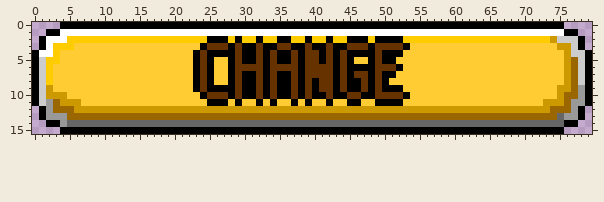
Sprite sheet -- sprites/button/button_catch.png. The first picture shows the starting point.
The file is 80x16 pixels.
Once edited:
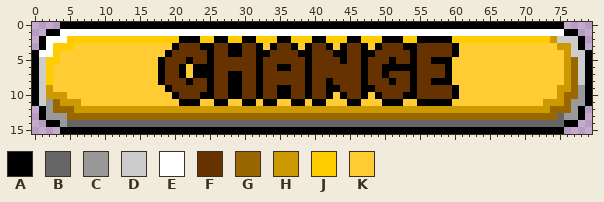
Palette (. is transparent): A #000000  B #666666  C #999999  D #cccccc  E #ffffff  F #663300  G #996600  H #cc9900  J #ffcc00  K #ffcc33
Changes in this commit:
y 2: x 21..23 JJJ -> AAA; x 25 A -> J; x 29..32 AJJA -> JAAJ; x 39..42 AJJA -> JAAJ; x 47 A -> J; x 49 A -> J; x 55..59 JJJJJ -> AAAAA
y 3: x 20..23 KKKK -> AFFF; x 25 F -> A; x 29..33 FAAFA -> AFFAK; x 38..43 AFAAFA -> KAFFAK; x 47..49 FAF -> AKA; x 54..60 KKKKKKK -> AFFFFFA
y 4: x 19..23 KKKKA -> AFFFF; x 26..27 AA -> FF; x 29..32 FAAF -> AFFA; x 35..36 AA -> FF; x 39 F -> A; x 41 A -> F; x 44..46 FAA -> AFF; x 50..60 AAAKKKKKKKK -> FFFFAFFFFFA
y 5: x 18..23 KKKKKA -> AFFFAF; x 26..28 KKA -> FFF; x 30..33 AAFA -> FFAF; x 35..36 AA -> FF; x 38..39 AF -> FA; x 41 A -> F; x 43..48 AFAKKA -> FAFFAF; x 50 A -> F; x 52..59 KKKKKKKK -> FFAFFAAA
y 6: x 18..21 KKKK -> AFFA; x 24 F -> A; x 26..28 KKA -> FFF; x 32..33 FA -> AF; x 35..36 FF -> AA; x 38..39 AF -> FA; x 43 A -> F; x 45..46 AA -> FF; x 48 A -> F; x 50..51 FF -> AA; x 53..59 KKKKKKK -> AAFFFFA
y 7: x 18..21 KKKK -> AFFA; x 24 F -> A; x 26..27 KK -> FF; x 29..33 FAAFA -> AFFAF; x 35..36 AA -> FF; x 38..39 AF -> FA; x 43 A -> F; x 45 A -> F; x 47..48 FA -> AF; x 51..59 AKKKKKKKK -> FFFAFFFFA
y 8: x 18..23 KKKKKA -> AFFFAF; x 26..27 KK -> FF; x 29..33 FAAFA -> AFFAF; x 35..36 AA -> FF; x 38..40 AFA -> FAF; x 42..43 FA -> AF; x 45..48 AAFA -> FFAF; x 50..59 AKKKKKKKKK -> FAFFAFFAAA
y 9: x 19..23 KKKKA -> AFFFF; x 26..27 AA -> FF; x 29..33 FAAFA -> AFFAF; x 38..40 AFA -> FAF; x 42 F -> A; x 45..47 AAF -> FFA; x 50..60 AAAKKKKKKKK -> FFFFAFFFFFA
y 10: x 20..23 KKKK -> AFFF; x 25 F -> A; x 29..33 FAAFA -> AFFAF; x 38..43 AFAAFA -> FAFFAK; x 48..49 AF -> KA; x 54..60 KKKKKKK -> AFFFFFA
y 11: x 21..23 KKK -> AAA; x 25 A -> K; x 29..33 AKKAK -> KAAKA; x 38..42 KAKKA -> AKAAK; x 49 A -> K; x 55..59 KKKKK -> AAAAA
Pixel boxes of the changes (left, top, right, bottom) in both pictures:
changed: (158, 36, 459, 106)
